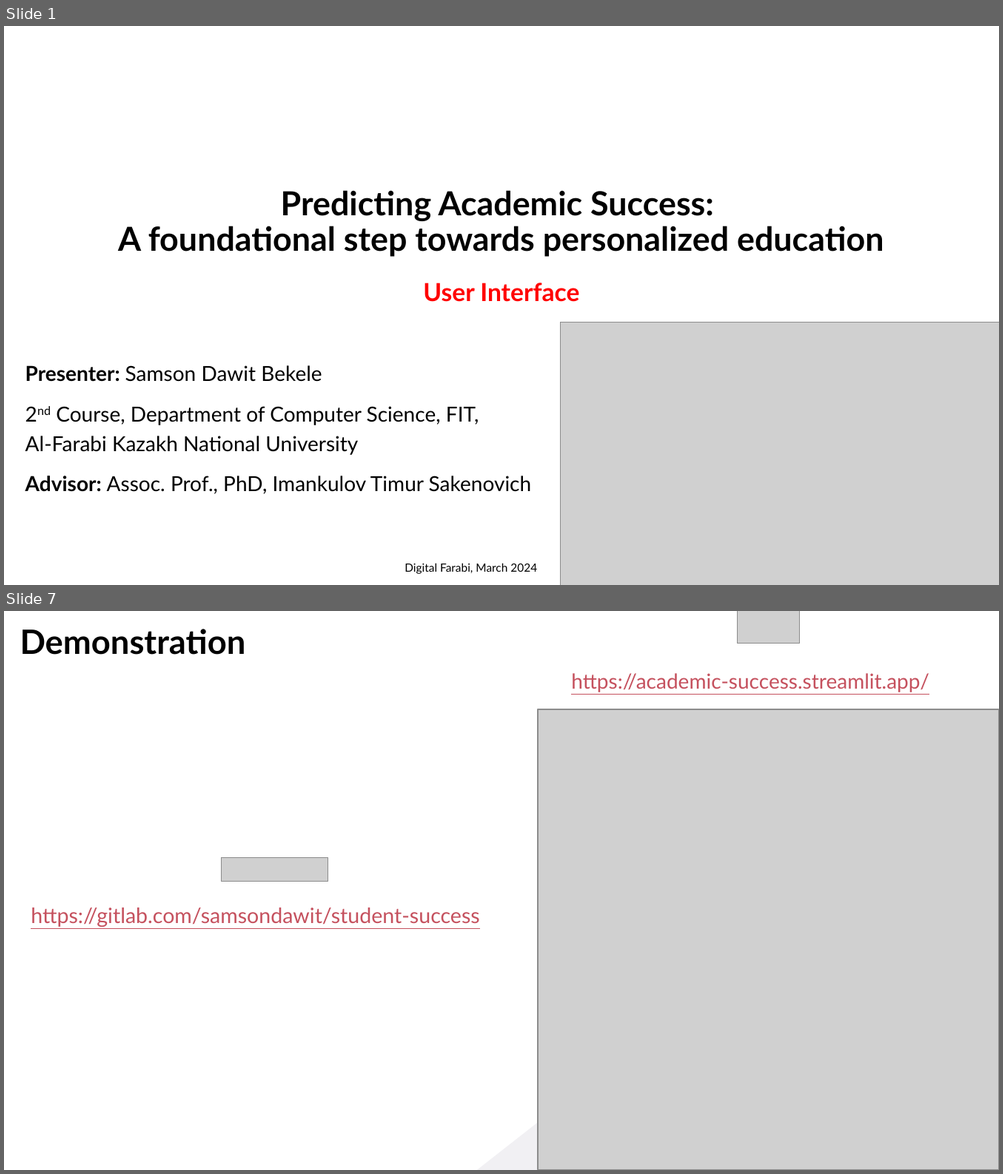
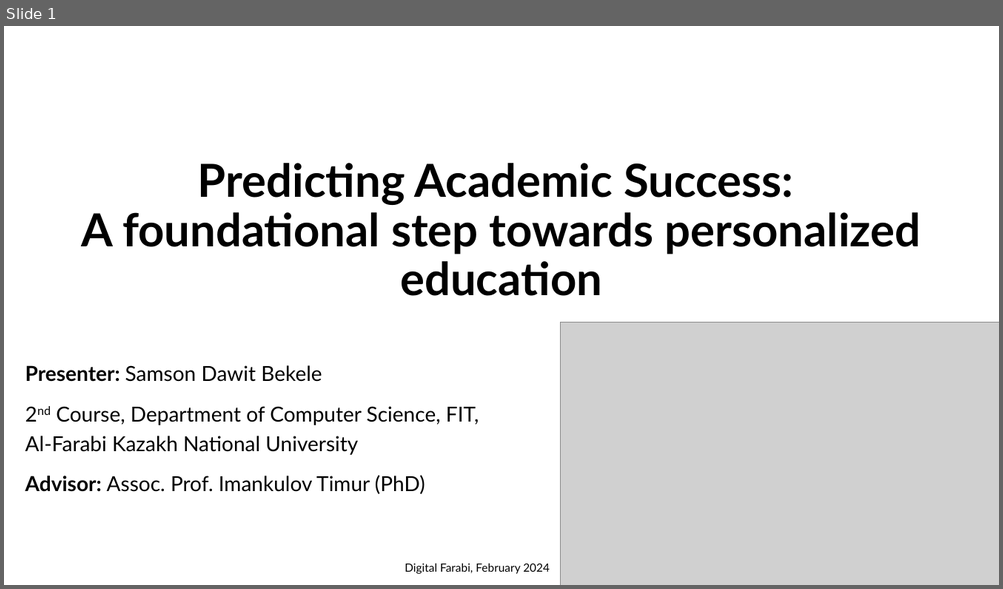
Before and after one commit to samsondawit/student-success, a slide deck: GUI/Concept presentation.pptx. Shown one above the other, each under a label of ours: slides 1 and 7 before the commit, slide 1 after it; the slides between them are not shown. The pictures are 1003x1174 and 1003x589 pixels, drawn with LibreOffice and Linux fonts; fonts in the diff are those of the drawing; grey boxes stand for pictures. Boxes give left, top, right and bottom in pixels: in the first picture for what was removed or moved away, otherwise in the second. Text is boxed around its words. In the diff, an @@ line names an element or a change of style, - is before the commit and + after.

```diff
--- a/GUI/Concept presentation.pptx
+++ b/GUI/Concept presentation.pptx
@@ slide 7 removed at (x1=4, y1=611, x2=999, y2=1170), background #FFFFFF; not listed: 1 template element that a slide beside it also shows @@
@@ title removed at (x1=20, y1=629, x2=246, y2=655) @@
-Demonstration
@@ picture removed at (x1=737, y1=611, x2=800, y2=644) @@
@@ text removed at (x1=571, y1=673, x2=929, y2=692) @@
-https://academic-success.streamlit.app/
@@ picture removed at (x1=538, y1=709, x2=999, y2=1170) @@
@@ picture removed at (x1=221, y1=858, x2=328, y2=881) @@
@@ text removed at (x1=31, y1=908, x2=479, y2=927) @@
-https://gitlab.com/samsondawit/student-success
@@ slide 1 changed as well @@
@@ title "Predicting Academic Success: A foundational ..." moved from (x1=118, y1=190, x2=883, y2=257) to (x1=81, y1=163, x2=921, y2=296) @@
@@ title "Predicting Academic Success: A foundational ..." at (x1=81, y1=163, x2=921, y2=296): size 32 to 44 pt @@
@@ text removed at (x1=423, y1=283, x2=579, y2=302) @@
-User Interface
@@ subtitle at (x1=25, y1=475, x2=425, y2=494): text changed @@
-Advisor: Assoc. Prof., PhD, Imankulov Timur Sakenovich
+Advisor: Assoc. Prof. Imankulov Timur (PhD)
@@ text at (x1=404, y1=563, x2=549, y2=574): text changed @@
-Digital Farabi, March 2024
+Digital Farabi, February 2024
```
Also in this commit, not shown: 2 other slides changed, 4 slides added, 4 other slides removed.
